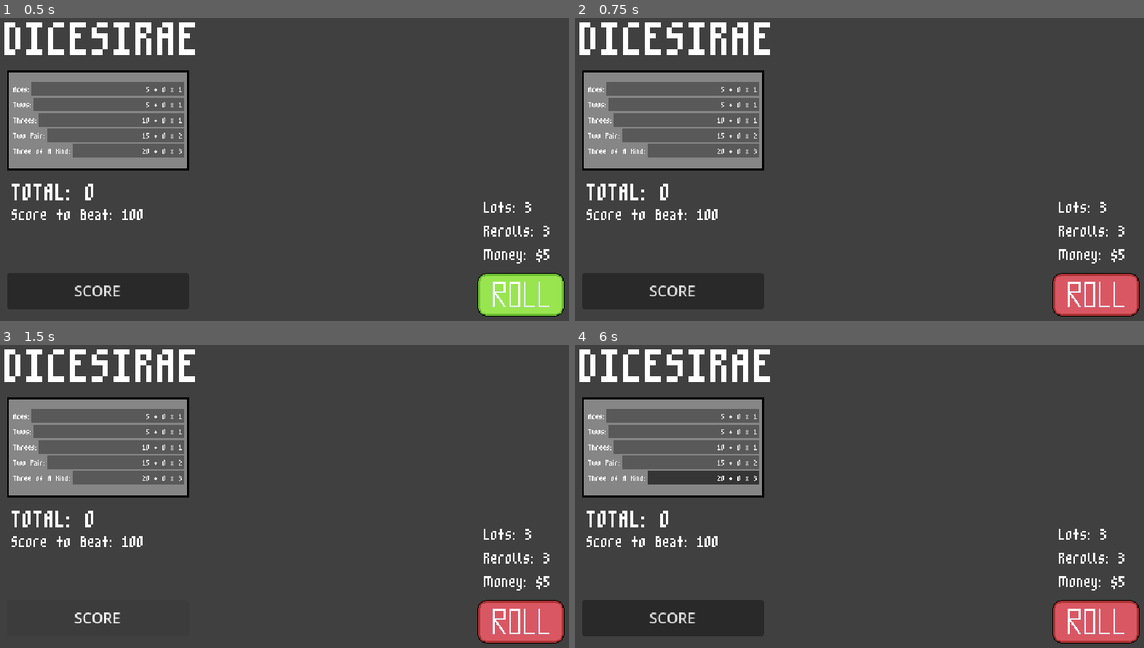
Above: before the commit, frames 1-4 (two rows, left to right).
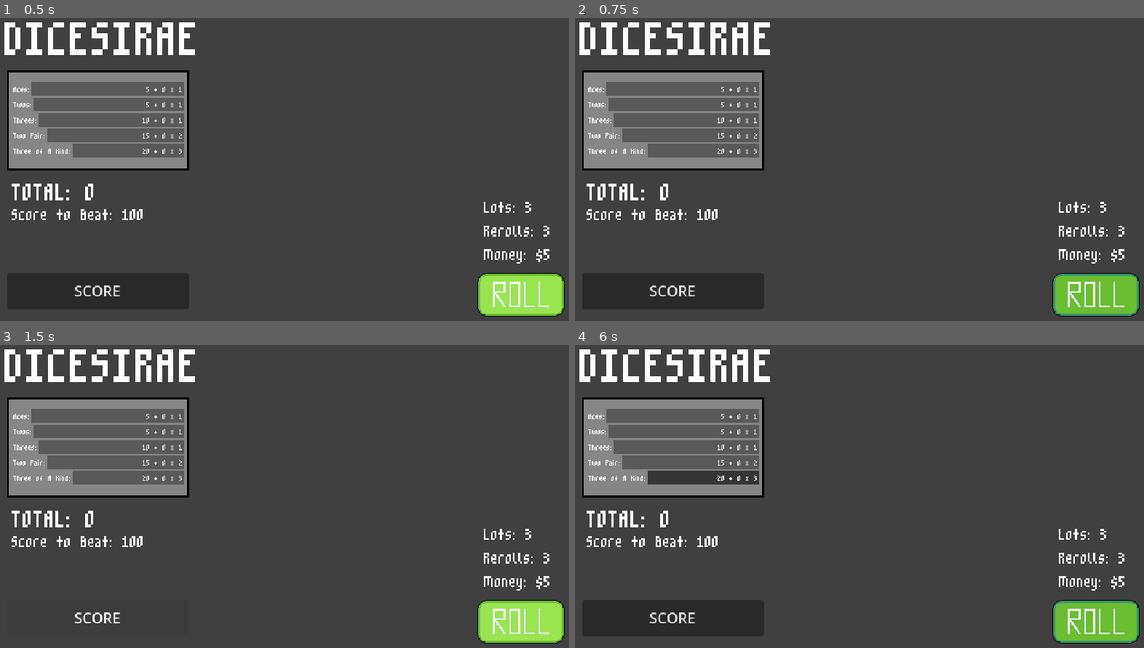
Above: after the commit, the same moments.

Repository: xander6424/DICESIRAE
Game: Godot game, scene res://scenes/main.tscn
The game is run twice, just before and just after one commit, with the same random seed, the same clock (stepped at 60 frames per second) and the same inputs.
Inputs (mouse positions are in pixels of both pictures, inside the frame that each line leads up to):
- Up to frame 1 (0.5 s): no input
- Up to frame 2 (0.75 s): click (1098, 293) at 0.5 s
- Up to frame 3 (1.5 s): click "SCORE" at 1.25 s
- Up to frame 4 (6 s): click "5 + 0 x 1" at 2 s; click "5 + 0 x 1" at 2.75 s; click "10 + 0 x 1" at 3.5 s; click "15 + 0 x 2" at 4.25 s; click "20 + 0 x 3" at 5 s; click (1098, 620) at 5.75 s

Frame 1 is identical in both runs. In frame 2, 1.8% of the frame differs, in the area x 84-100%, y 84-99%; in frame 3, 1.8%; in frame 4, 1.8%.
Error after the commit: Parse Error: Identifier "any_dice_rolling" not declared in the current scope. (res://scripts/dice.gd:89)

Commit message:
Rolling Dice
Changed how dice are rolled and stored.

Diff:
--- a/scripts/classes/dice/dice-class.gd
+++ b/scripts/classes/dice/dice-class.gd
@@ -5,8 +5,7 @@
 @export var dice_size: DiceData.Size = DiceData.Size.D6
 @export var dice_type: DiceData.DiceType = DiceData.DiceType.NORMAL
 var faces: Array[DiceFace] = []
-
-# current face index/value?
+var current_face_index: int = 0 # make this random?
 
 
 func _init(_dice_size: DiceData.Size = DiceData.Size.D6, _dice_type: DiceData.DiceType = DiceData.DiceType.NORMAL) -> void:
@@ -20,11 +19,13 @@
 	for i in range(1, dice_size + 1):
 		faces.append(DiceFace.new(i, DiceData.FaceType.NORMAL))
 
+func get_current_face() -> DiceFace:
+	return faces[current_face_index]
 
-func roll() -> int:
-	# In here, just cycle through all sprites/numbers of
-	# an array of size "DiceData.Size"??
-	return 0
+
+func roll() -> DiceFace:
+	current_face_index = randi() % faces.size()
+	return faces[current_face_index]
 
 # Get current face?
 
--- a/scripts/dice.gd
+++ b/scripts/dice.gd
@@ -11,11 +11,8 @@
 @export var dice: DiceInfo
 @export var face_textures: Array[Texture2D] = []
 
-static var total_dice_rolled: int = 0
-static var dice_in_play: int = 5
-static var any_dice_rolling = false
+static var dice_currently_rolling: int = 0
 
-var number_rolled: int = 0
 var rolling: bool = false
 var dice_saved: bool = false
 
@@ -24,12 +21,8 @@
 	if dice == null:
 		dice = DiceInfo.new()
 
-	#for face in faces.get_children():
-		#face.hide()
-
-	# Select a starting face at random
-	#var starting_index: int = faces.get_children().pick_random().get_index()
-	#faces.get_child(starting_index).show()
+	display_face(dice.get_current_face())
+	# CHANGE COLOR HERE TOO??
 
 	roll_button.pressed.connect(roll_button_pressed)
 	save_button.pressed.connect(_save_button_pressed)
@@ -45,55 +38,51 @@
 
 func roll_button_pressed():
 	if !rolling and !dice_saved:
-		GameData.rolling_dice_list.clear()
-		GameData.first_round_roll = false
+		#GameData.rolling_dice_list.clear()
+		#GameData.first_round_roll = false
 
 		roll_button.disabled = true
-		any_dice_rolling = true
 		roll_dice()
 
 func roll_dice():
 	rolling = true
+	dice_currently_rolling += 1
+
+	# ADD PHYSICS HERE
 
 	var duration: float = GameData.ROLL_DURATION
-	#var current_index: int = faces.get_children().find(faces.get_children().filter(func(f): return f.visible)[0])
-	#var face_count: int = faces.get_child_count()
+	var previous_index: int = dice.current_face_index
 
-	# Roll the dice
-	while duration > 0:
-		#var new_index: int = current_index
+	# Start the rolling animation
+	while duration > 0.0:
+		var current_index: int = previous_index
 
 		# Prevent duplicate faces from being shown in a row
-		#while current_index == new_index:
-			#new_index = randi() % face_count
-
-		#faces.get_child(current_index).hide()
-		#faces.get_child(new_index).show()
-		#current_index = new_index
+		while current_index == previous_index:
+			current_index = randi() % dice.faces.size()
+		previous_index = current_index
+		display_face(dice.faces[previous_index])
 
 		await get_tree().create_timer(0.1).timeout
 		duration -= 0.1
 
-	# Finish rolling dice and add it to the list
+	# Finally end by generating a roll
+	var result: DiceFace = dice.roll()
+	display_face(result)
+
 	rolling = false
-	total_dice_rolled += 1
-	#number_rolled = int(faces.get_child(current_index).name)
-	GameData.rolling_dice_list.append(number_rolled)
+	dice_currently_rolling -= 1
+	# EMIT THE RESULT TO MANAGER
 
 	# Doesn't count a roll until all dice are scored
-	if total_dice_rolled == dice_in_play:
+	if dice_currently_rolling == 0:
 		GameData.rerolls -= 1
-		total_dice_rolled = 0
-		any_dice_rolling = false
+		# CHANGE THIS TO A SIGNAL?? and move reroll decrease to main
 
 		if GameData.rerolls > 0:
 			roll_button.disabled = false
 
-		_update_round_status.emit()
-
-		# Show numbers in output (remove later)
-		print("DICE ROLLED: ", GameData.rolling_dice_list)
-		print("DICE SAVED: ", GameData.saved_dice_list)
+		_update_round_status.emit() # move?
 
 
 func _save_button_pressed():
@@ -132,3 +121,9 @@
 		roll_button.disabled = true
 	else:
 		roll_button.disabled = false
+
+
+func display_face(face: DiceFace) -> void:
+	var index: int = face.face_value - 1
+	face_sprite.texture = face_textures[index]
+	# CHANGE COLOR HERE TOO
